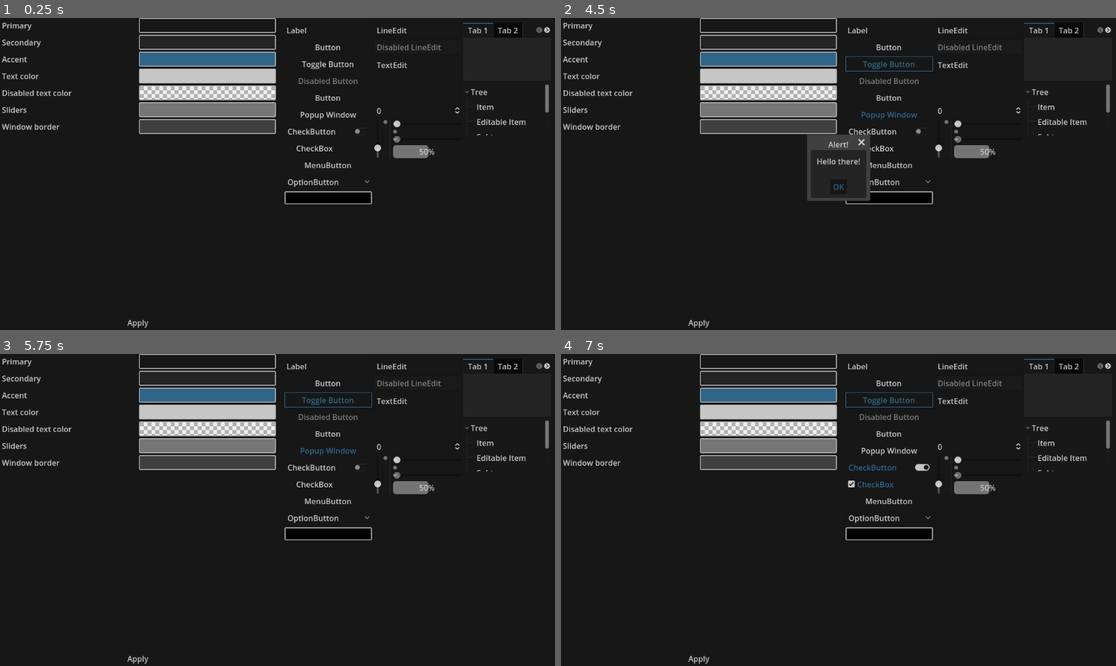
Above: before the commit, frames 1-4 (two rows, left to right).
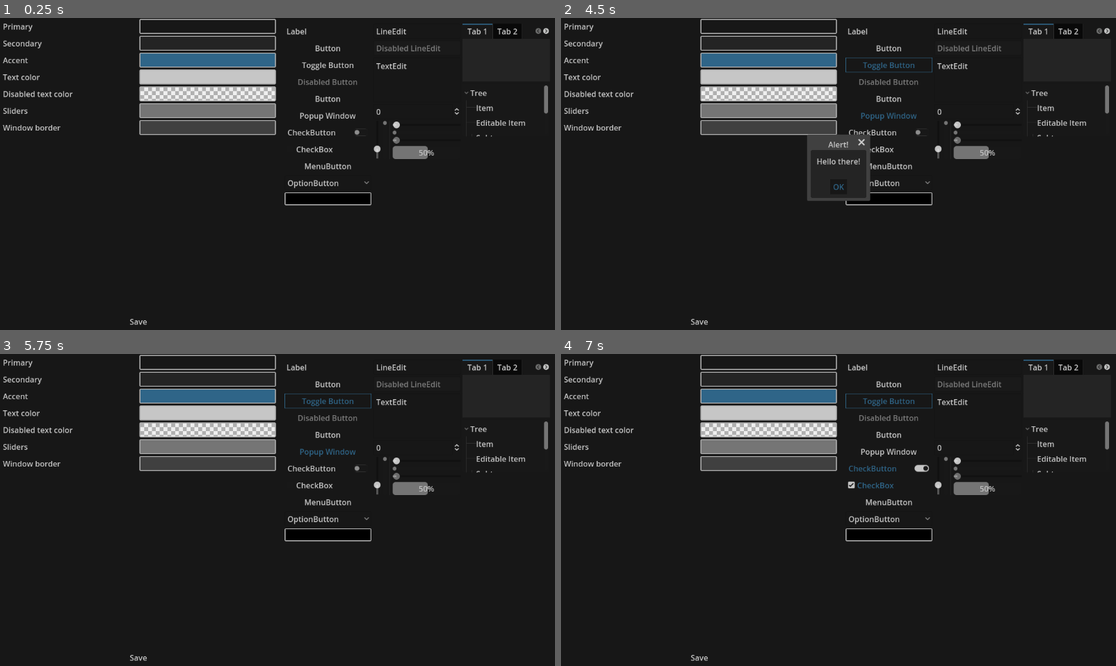
Above: after the commit, the same moments.

Repository: Orama-Interactive/PixeloramaThemeCreator
Game: Godot game, scene res://src/Main.tscn
The game is run twice, just before and just after one commit, with the same random seed, the same clock (stepped at 60 frames per second) and the same inputs.
Inputs (mouse positions are in pixels of both pictures, inside the frame that each line leads up to):
- Up to frame 1 (0.25 s): no input
- Up to frame 2 (4.5 s): click (699, 323) at 0.5 s, where only the run before the commit has a clickable "Apply"; click (699, 320) at 1.25 s, where only the run after the commit has a clickable "Save"; click "Button" at 2 s; click "Button" at 2.75 s; click "Toggle Button" at 3.5 s; click "Popup Window" at 4.25 s
- Up to frame 3 (5.75 s): click "OK" at 5 s
- Up to frame 4 (7 s): click "CheckButton" at 5.75 s; click "CheckBox" at 6.5 s

The runs differ from the first frame. In frame 1, 5.2% of the frame differs, in the area x 0-100%, y 0-100%; in frame 2, 5.2%; in frame 3, 5.3%; in frame 4, 5.4%.

Commit message:
Save theme

Diff:
--- a/src/Main.gd
+++ b/src/Main.gd
@@ -140,8 +140,5 @@
 		prop.set_color(theme_to_apply, color)
 
 
-func _on_apply_button_pressed() -> void:
-	pass
-	#for color_group: String in theme_properties.keys():
-		#for prop: ThemeProperty in theme_properties[color_group]:
-			#prop.set_color(theme_to_apply)
+func _on_save_button_pressed() -> void:
+	ResourceSaver.save(theme_to_apply, "user://theme.tres")
--- a/src/Main.tscn
+++ b/src/Main.tscn
@@ -27,6 +27,10 @@
 anchors_preset = 15
 anchor_right = 1.0
 anchor_bottom = 1.0
+offset_left = 2.0
+offset_top = 2.0
+offset_right = -2.0
+offset_bottom = -2.0
 grow_horizontal = 2
 grow_vertical = 2
 
@@ -41,12 +45,13 @@
 size_flags_vertical = 3
 columns = 2
 
-[node name="ApplyButton" type="Button" parent="Panel/HSplitContainer/VBoxContainer"]
+[node name="SaveButton" type="Button" parent="Panel/HSplitContainer/VBoxContainer"]
 layout_mode = 2
-text = "Apply"
+mouse_default_cursor_shape = 2
+text = "Save"
 
 [node name="ThemePreview" parent="Panel/HSplitContainer" instance=ExtResource("3_5b7v3")]
 unique_name_in_owner = true
 layout_mode = 2
 
-[connection signal="pressed" from="Panel/HSplitContainer/VBoxContainer/ApplyButton" to="." method="_on_apply_button_pressed"]
+[connection signal="pressed" from="Panel/HSplitContainer/VBoxContainer/SaveButton" to="." method="_on_save_button_pressed"]
